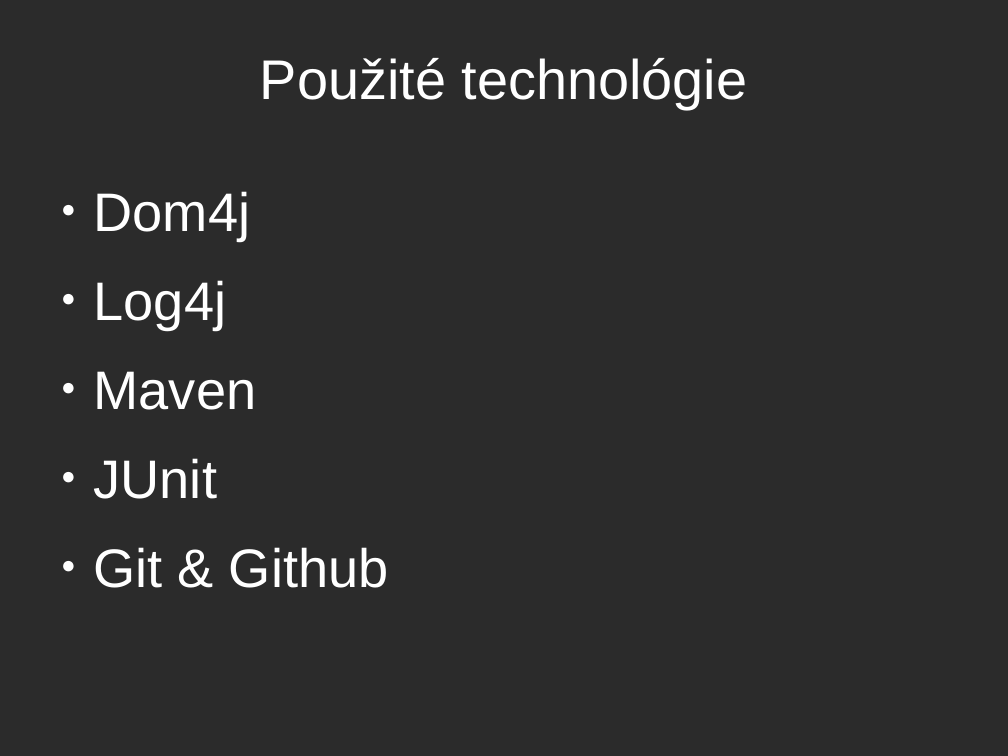
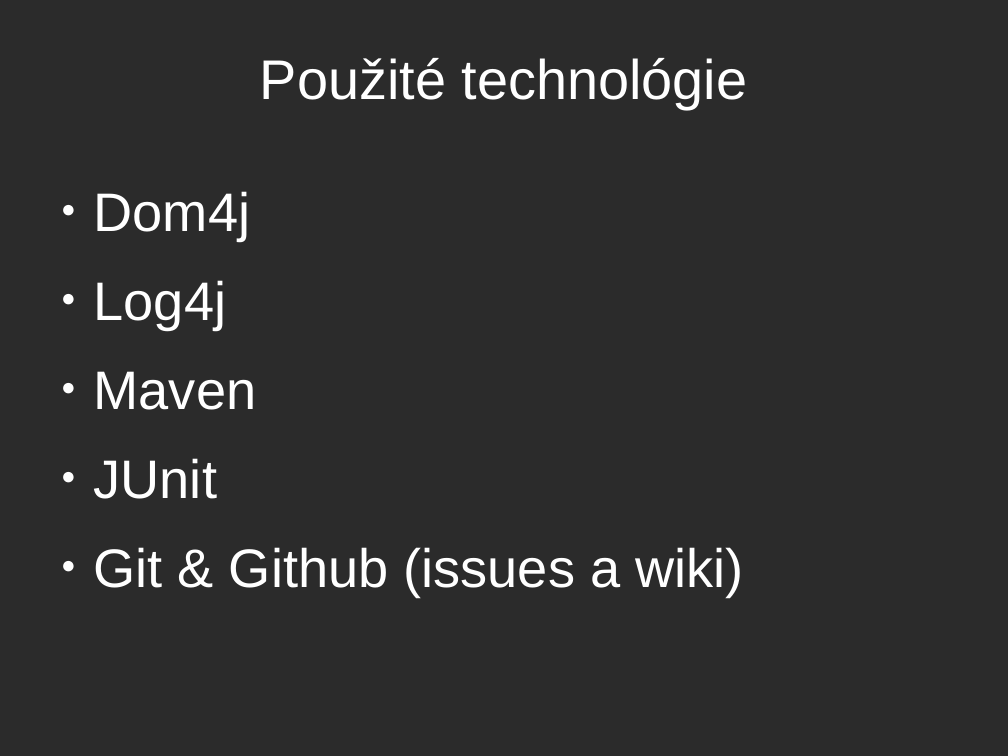
Before and after one commit to balent/Log4j-Convert-Configuration, a slide deck: slide 3 of prezentacia/log4j.odp (slide 6 before the commit). Drawn at 1008x756 pixels with LibreOffice and Linux fonts; fonts in the diff are those of the drawing; background and template pictures are left out; a plain dark background stands for a picture behind light text. Boxes give left, top, right and bottom in pixels: in the first picture for what was removed or moved away, otherwise in the second. Text is boxed around its words. In the diff, an @@ line names an element or a change of style, - is before the commit and + after.

```diff
--- a/prezentacia/log4j.odp
+++ b/prezentacia/log4j.odp
@@ text at [94, 547, 743, 597]: text changed @@
-● Git & Github
+● Git & Github (issues a wiki)
```
Also in this commit, not shown: 3 other slides changed, 4 slides added.
